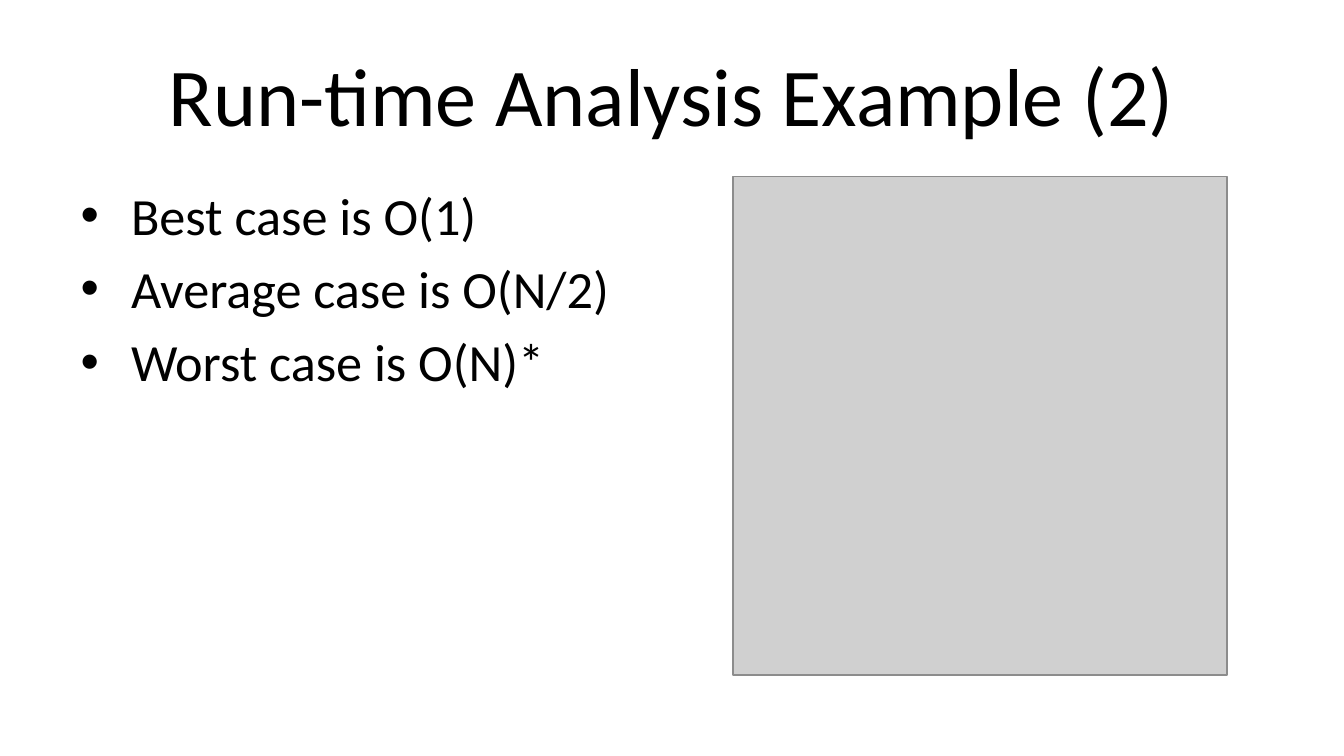
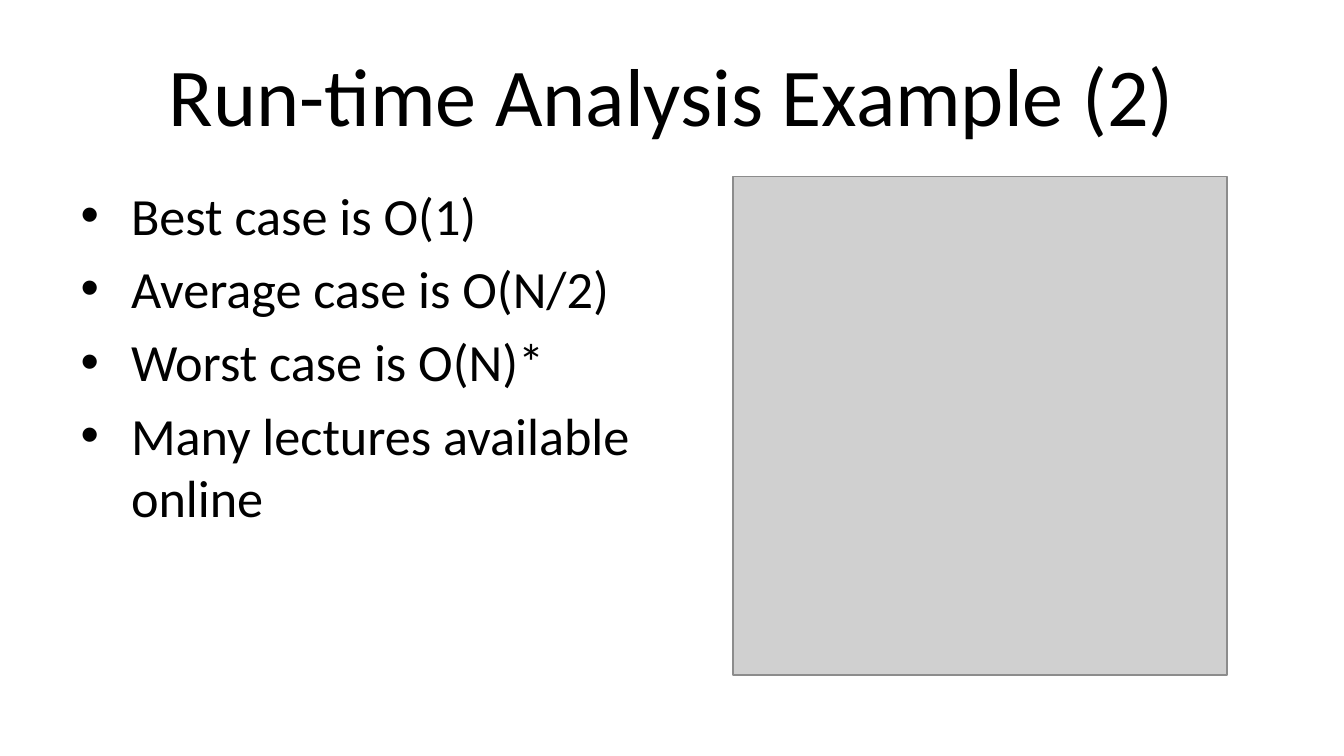
Before and after one commit to ProOracleSQL/space, a slide deck: slide 9 of examples/presentations/Practical Algorithm Analysis for Oracle Developers - Collaborate - 2019_281_Heller.pptx. Drawn at 1344x756 pixels with LibreOffice and Linux fonts; fonts in the diff are those of the drawing; grey boxes stand for pictures. Boxes give left, top, right and bottom in pixels: in the first picture for what was removed or moved away, otherwise in the second. Text is boxed around its words. In the diff, an @@ line names an element or a change of style, - is before the commit and + after.

```diff
--- a/examples/presentations/Practical Algorithm Analysis for Oracle Developers - Collaborate - 2019_281_Heller.pptx
+++ b/examples/presentations/Practical Algorithm Analysis for Oracle Developers - Collaborate - 2019_281_Heller.pptx
@@ text at bbox=[131, 418, 629, 518]: paragraph added @@
+• Many lectures available online
```
Also in this commit, not shown: 6 other slides changed, 6 slides added.
